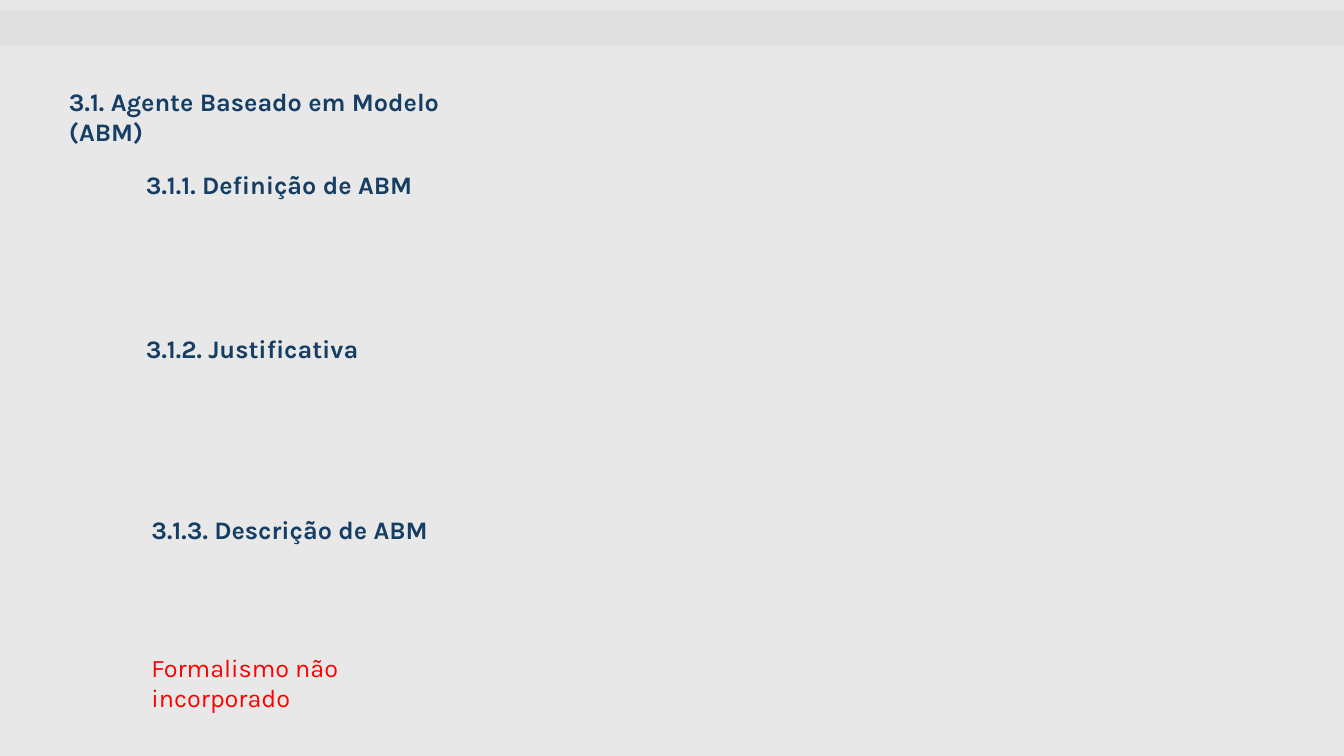
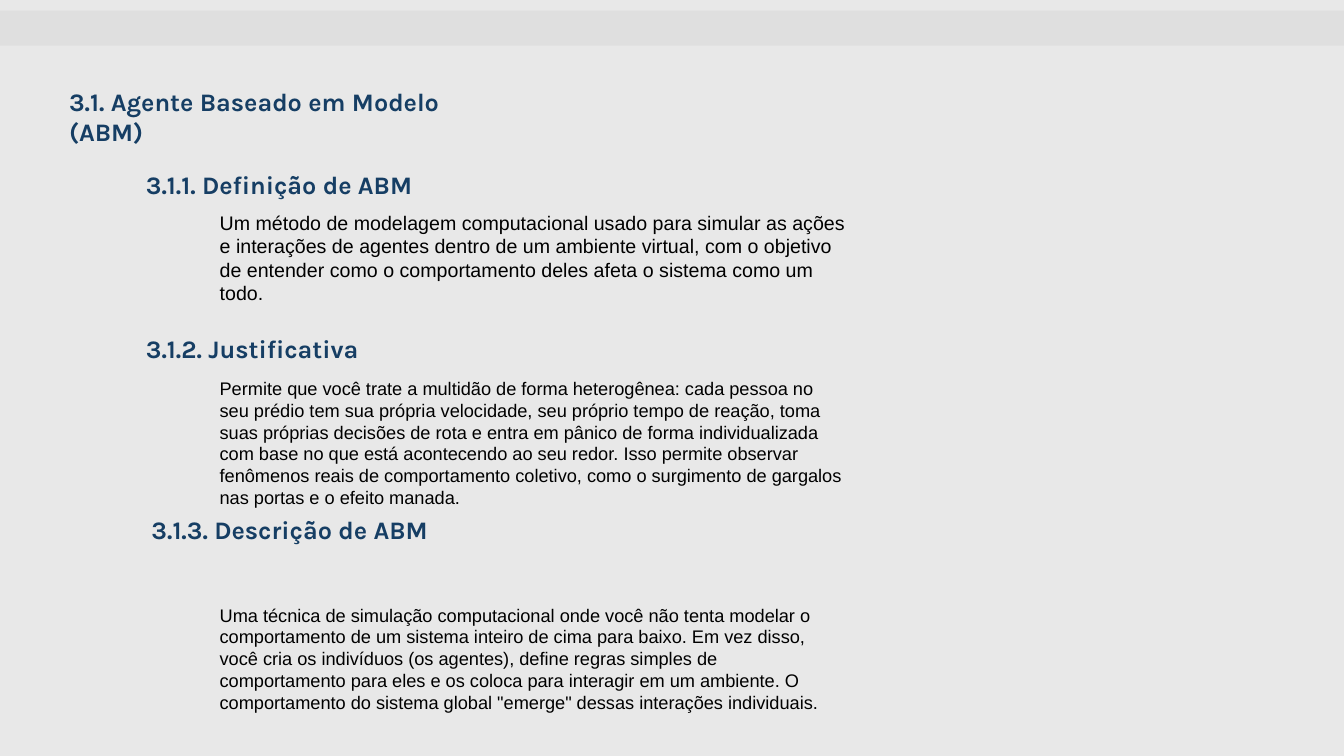
Before and after one commit to mattedi/Simulacao-2026, a slide deck: slide 14 of GuilhermeBackLucasFritzke/Template_Semnario_Grupo_Guilherme_Lucas_V5.pptx. Drawn at 1344x756 pixels with LibreOffice and Linux fonts; fonts in the diff are those of the drawing; background and template pictures are left out. Boxes give left, top, right and bottom in pixels: in the first picture for what was removed or moved away, otherwise in the second. Text is boxed around its words. In the diff, an @@ line names an element or a change of style, - is before the commit and + after.

```diff
--- a/GuilhermeBackLucasFritzke/Template_Semnario_Grupo_Guilherme_Lucas_V5.pptx
+++ b/GuilhermeBackLucasFritzke/Template_Semnario_Grupo_Guilherme_Lucas_V5.pptx
@@ text added at box(220, 215, 844, 301), 14 pt, text #000000 @@
+Um método de modelagem computacional usado para simular as ações e interações de agentes dentro de um ambiente virtual, com o objetivo de entender como o comportamento deles afeta o sistema como um todo.
@@ text added at box(220, 381, 842, 508), 13 pt, text #000000 @@
+Permite que você trate a multidão de forma heterogênea: cada pessoa no seu prédio tem sua própria velocidade, seu próprio tempo de reação, toma suas próprias decisões de rota e entra em pânico de forma individualizada com base no que está acontecendo ao seu redor. Isso permite observar fenômenos reais de comportamento coletivo, como o surgimento de gargalos nas portas e o efeito manada.
@@ text added at box(220, 608, 818, 713), 13 pt, text #000000 @@
+Uma técnica de simulação computacional onde você não tenta modelar o comportamento de um sistema inteiro de cima para baixo. Em vez disso, você cria os indivíduos (os agentes), define regras simples de comportamento para eles e os coloca para interagir em um ambiente. O comportamento do sistema global "emerge" dessas interações individuais.
@@ text removed at box(151, 659, 338, 713) @@
-Formalismo não incorporado
```
Also in this commit, not shown: 1 other slide changed, 3 slides added, 1 slide removed, 1 other file.
